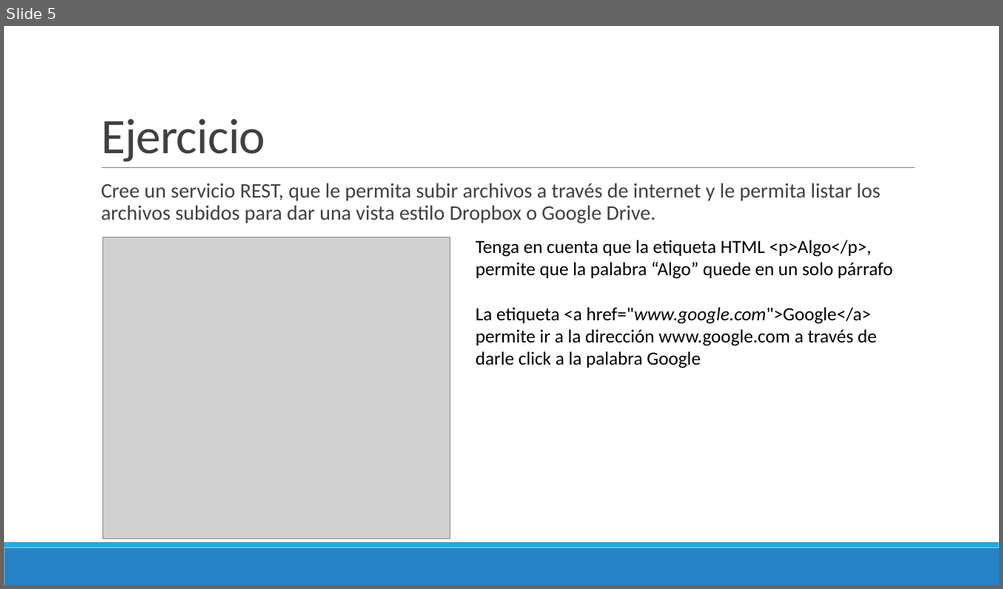
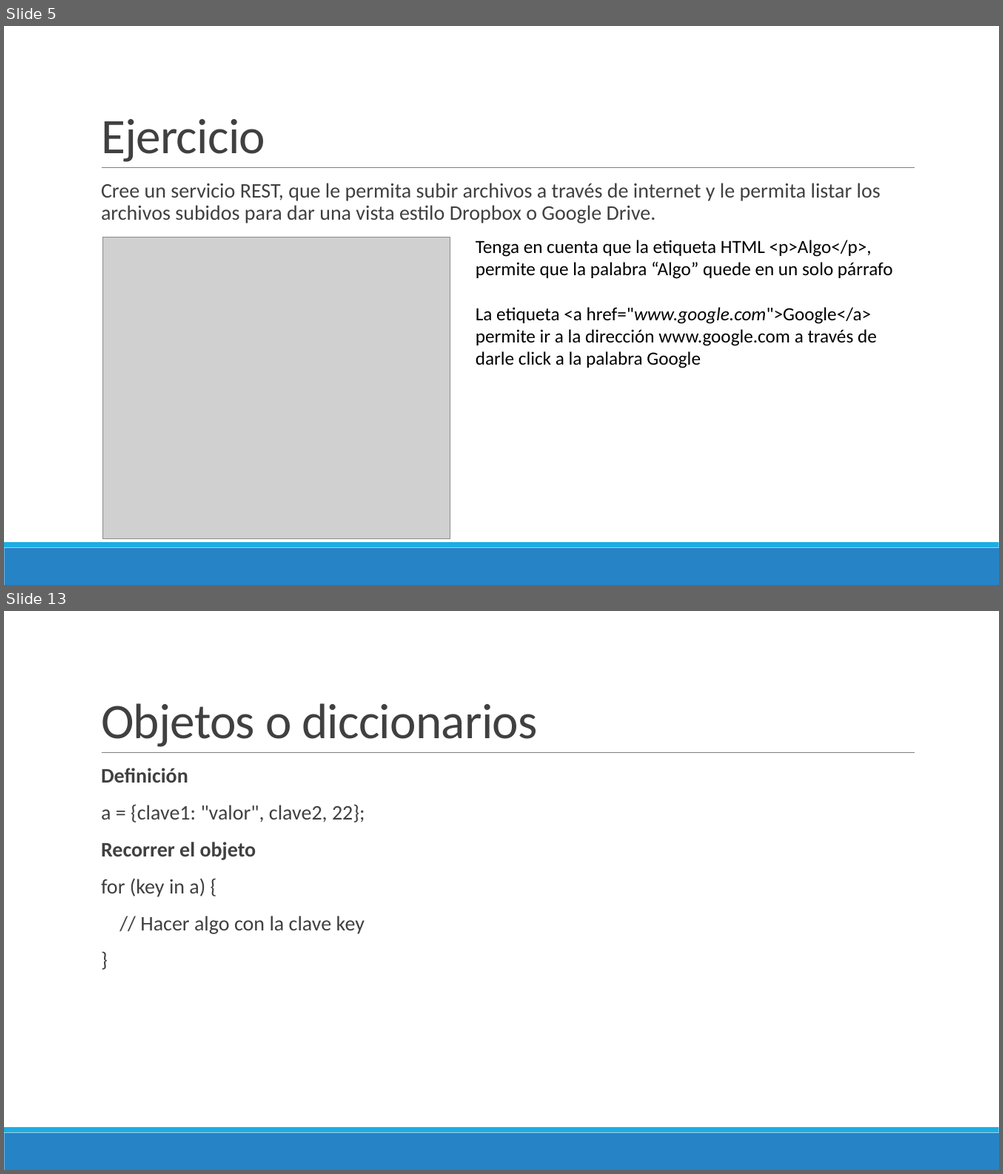
Before and after one commit to Domiciano/ProgramacionEnRed191, a slide deck: Semana 15/Presentación.pptx. Shown one above the other, each under a label of ours: slide 5 before the commit, slides 5 and 13 after it; the slides between them are not shown. The pictures are 1003x589 and 1003x1174 pixels, drawn with LibreOffice and Linux fonts; fonts in the diff are those of the drawing; grey boxes stand for pictures. Boxes give left, top, right and bottom in pixels: in the first picture for what was removed or moved away, otherwise in the second. Text is boxed around its words. In the diff, an @@ line names an element or a change of style, - is before the commit and + after.

```diff
--- a/Semana 15/Presentación.pptx
+++ b/Semana 15/Presentación.pptx
@@ slide 13 added at (4, 611, 999, 1170), background #FFFFFF; not listed: 3 template elements that a slide beside it also shows @@
@@ title added at (101, 703, 538, 747), 48 pt, text #404040 @@
+Objetos o diccionarios
@@ text added at (101, 768, 365, 934), 20 pt, text #404040 @@
+  Definición
+  a = {clave1: "valor", clave2, 22};
+  Recorrer el objeto
+  for (key in a) {
+  // Hacer algo con la clave key
+  }
```
Also in this commit, not shown: 12 other slides added.
